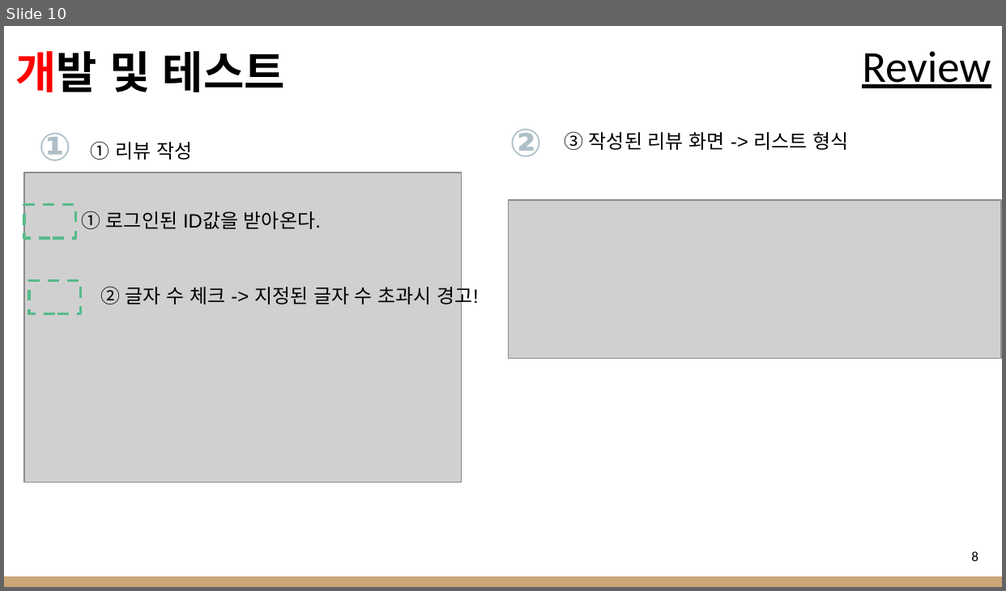
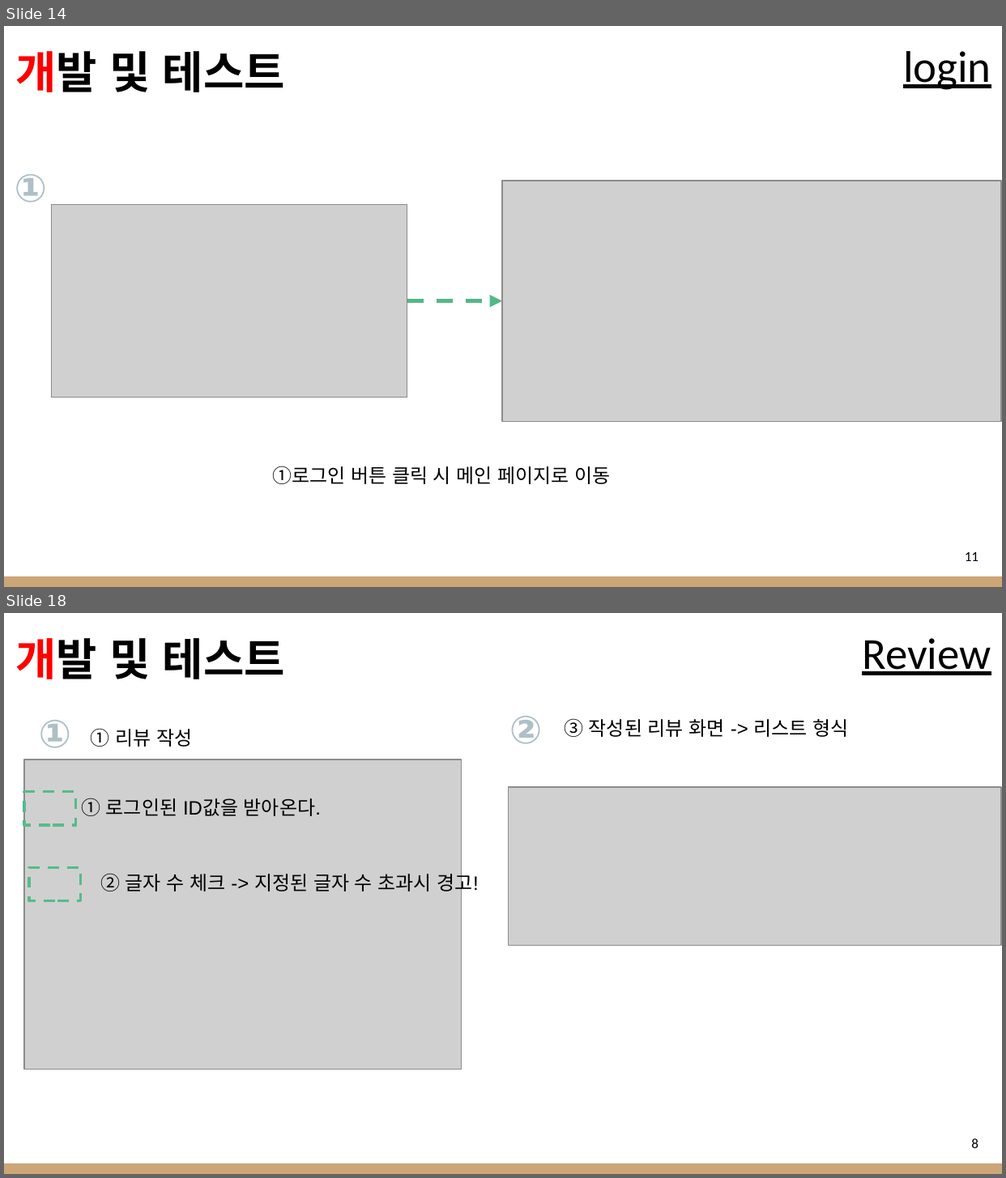
Before and after one commit to kot8585/ay_project-, a slide deck: 팀프로젝트 PPT(김현진,문효정).pptx. Shown one above the other, each under a label of ours: slide 10 before the commit, slides 14 and 18 after it; the slides between them are not shown. The pictures are 1006x591 and 1006x1178 pixels, drawn with LibreOffice and Linux fonts; fonts in the diff are those of the drawing; grey boxes stand for pictures. Boxes give left, top, right and bottom in pixels: in the first picture for what was removed or moved away, otherwise in the second. Text is boxed around its words. In the diff, an @@ line names an element or a change of style, - is before the commit and + after.

```diff
--- a/팀프로젝트 PPT(김현진,문효정).pptx
+++ b/팀프로젝트 PPT(김현진,문효정).pptx
@@ slide 14 added at box(4, 26, 1002, 587), background #FFFFFF; not listed: 1 template element that a slide beside it also shows @@
@@ text added at box(15, 51, 285, 92), 32 pt, text #000000, bold @@
+개발 및 테스트
@@ title added at box(903, 51, 991, 90), 32 pt, text #000000, underline @@
+login
@@ text added at box(15, 174, 48, 203), 28 pt, text #AEBFC7, bold @@
+①
@@ picture added at box(502, 181, 1001, 422) @@
@@ picture added at box(52, 205, 407, 397) @@
@@ arrow added from (407, 301) to (502, 301), #53B987 3 pt dashed @@
@@ text added at box(272, 466, 611, 484), 14 pt, text #000000 @@
+①로그인 버튼 클릭 시 메인 페이지로 이동
@@ text added at box(965, 552, 978, 561), 10 pt, text #000000 @@
+11
@@ what was slide 10 is now slide 18 @@
```
Also in this commit, not shown: 3 slides changed, 7 other slides added.
